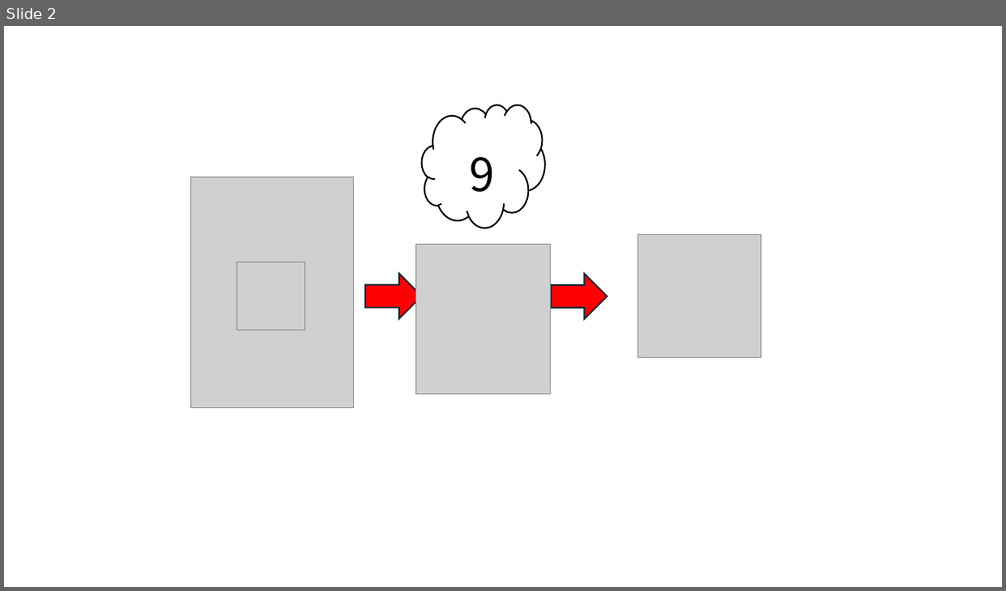
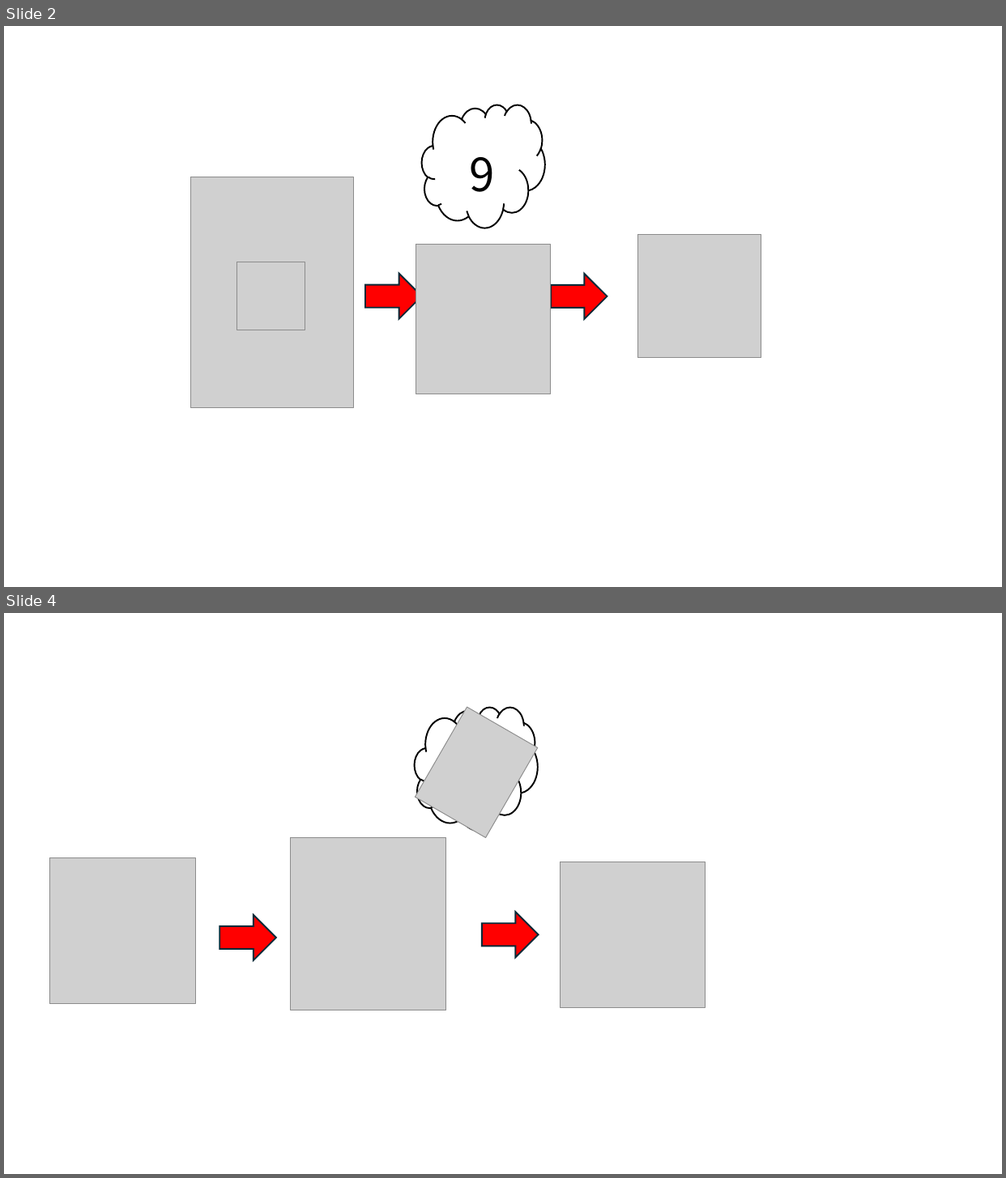
Before and after one commit to kaityo256/rbm_mnist_check, a slide deck: notes/fig.pptx. Shown one above the other, each under a label of ours: slide 2 before the commit, slides 2 and 4 after it; the slides between them are not shown. The pictures are 1006x591 and 1006x1178 pixels, drawn with LibreOffice and Linux fonts; fonts in the diff are those of the drawing; grey boxes stand for pictures. Boxes give left, top, right and bottom in pixels: in the first picture for what was removed or moved away, otherwise in the second. Text is boxed around its words. In the diff, an @@ line names an element or a change of style, - is before the commit and + after.

```diff
--- a/notes/fig.pptx
+++ b/notes/fig.pptx
@@ slide 4 added at [4,613,1002,1174], background #FFFFFF @@
@@ cloud added at [414,707,538,831], outline #000000 1.5 pt @@
@@ picture added at [415,708,538,838] @@
@@ picture added at [291,837,446,1011] @@
@@ picture added at [49,858,195,1003] @@
@@ picture added at [560,862,705,1007] @@
@@ right arrow added at [219,915,275,961], fill #FF0000, outline #092A39 1.5 pt @@
@@ right arrow added at [482,913,538,958], fill #FF0000, outline #092A39 1.5 pt @@
```
Also in this commit, not shown: 1 slide changed, 1 other slide added.
